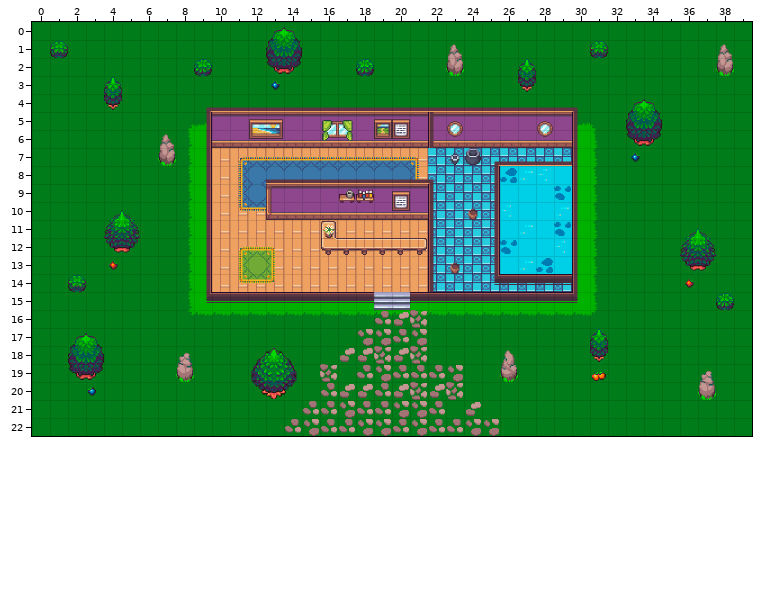
Tiled map: Output/Assets/Maps/bath_house.tmx. The first picture shows the starting point.
Cells are 32x32 px. Shown: x 0..39, y 0..22.
After:
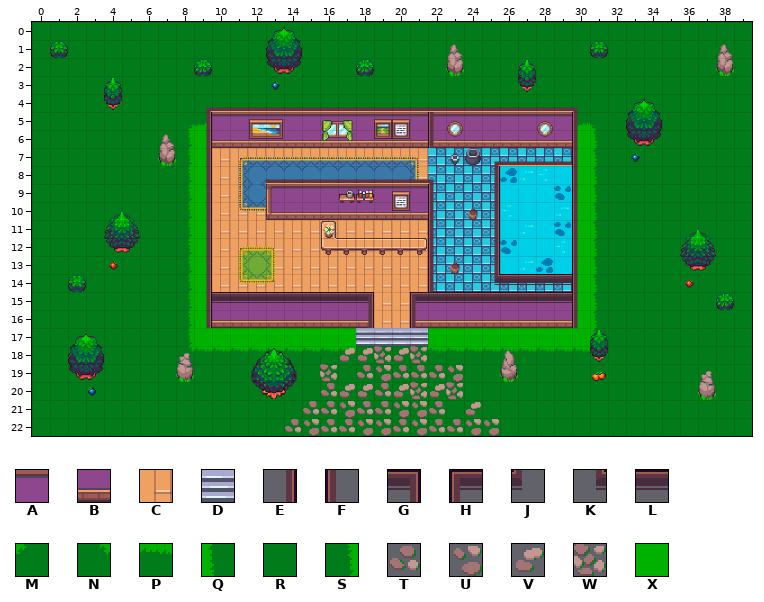
Key: from "interior_tileset": A 2, B 50, C 386, D 390, E 624, F 628, G 673, H 675, J 676, K 721, L 722; from "map_tileset": M 37, N 38, P 134, Q 181, R 182, S 183, T 195, U 196, V 243, W 244, X 337.
_ is an empty cell, # one hidden under a higher layer.
Change:
Layer "Fondo":
y 15: x 10..29 XXXXXXXXX#DXXXXXXXXX -> AAAAAAAAACCAAAAAAAAA
y 16: x 8..31 NPPPPPPPPPPPPPPPPPPPPPPM -> SXBBBBBBBBBCCBBBBBBBBBXQ
y 17: x 8..17 RRRRRRRRRR -> SXXXXXXXXX; x 22..31 RRRRRRRRRR -> XXXXXXXXXQ
y 18: x 8..17 RRRRRRRRRR -> NPPPPPPPPP; x 22..30 RRRRRRRRR -> PPPPPPPPP
Layer "Muebles":
y 15: x 9 K -> E; x 19 # -> _; x 30 J -> F
y 16: x 9 _ -> E; x 18 _ -> E; x 21 _ -> F; x 30 _ -> F
Layer "Arboles":
y 15: x 18..19 _D -> G_; x 21 L -> H
y 16: x 19..21 TVW -> ___
y 17: x 18..21 UUTU -> DDDD
Pixel boxes of the changes (left, top, right, bottom) in both pictures:
changed: (188, 292, 597, 352)
